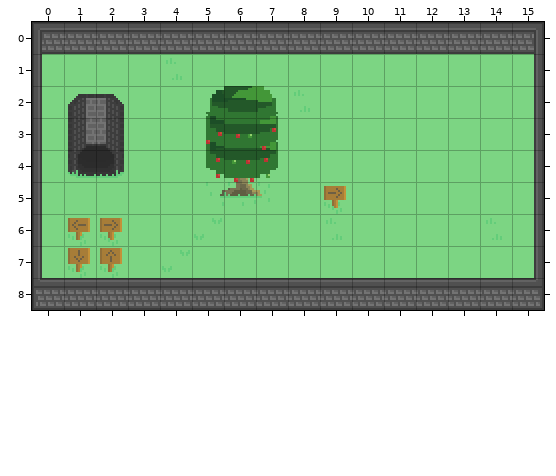
Level history. Tiled map: maps/map.tmx. The picture above is the old version.
Cells are 16x16 px. Shown: x 0..15, y 0..8.
After the commit:
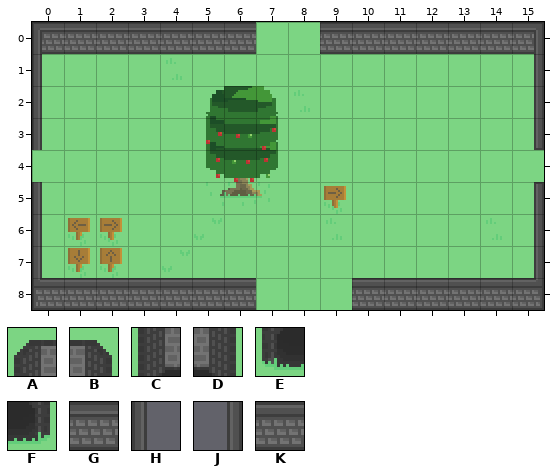
Key: from "tileset": A 14, B 15, C 22, D 23, E 30, F 31, G 65, H 72, J 74, K 81.
_ is an empty cell.
From old to new:
Layer "blocks":
The author cleared tile A in row 2 at x 1.
The author cleared tile B in row 2 at x 2.
The author cleared tile C in row 3 at x 1.
The author cleared tile D in row 3 at x 2.
The author cleared tile E in row 4 at x 1.
The author cleared tile F in row 4 at x 2.
The author cleared tile G in row 0 at x 7 to 8.
The author cleared tile H in row 4 at x 0.
The author cleared tile J in row 4 at x 15.
The author cleared tile K in row 8 at x 7 to 9.
Pixel boxes of the changes (left, top, right, bottom) in both pictures:
removed: (256, 22, 320, 54)
removed: (32, 94, 124, 182)
removed: (534, 150, 544, 182)
removed: (256, 278, 352, 310)
